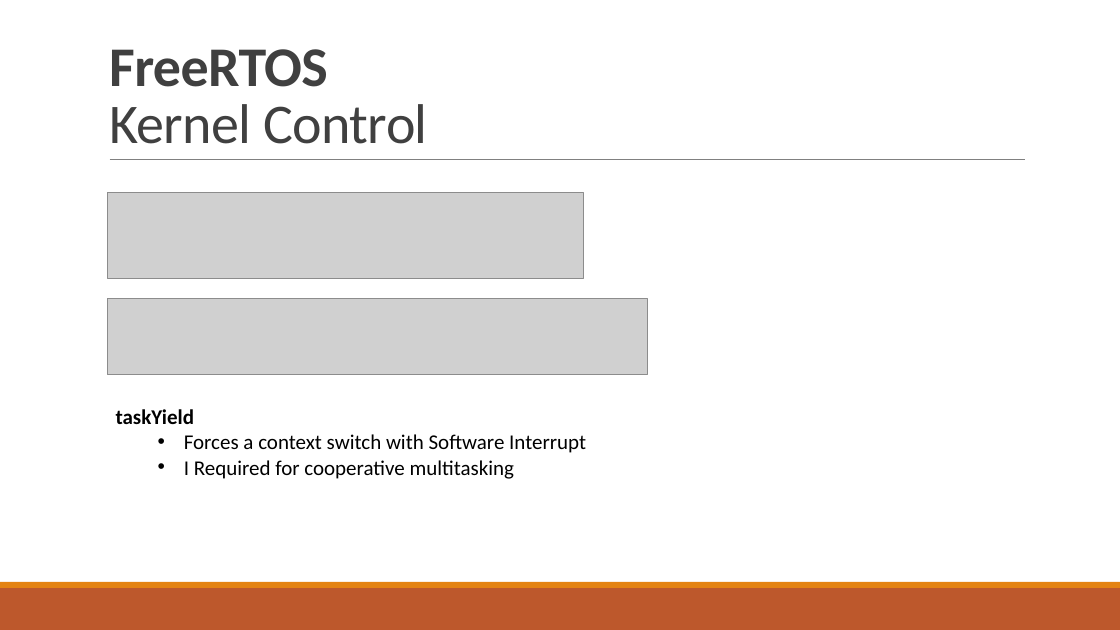
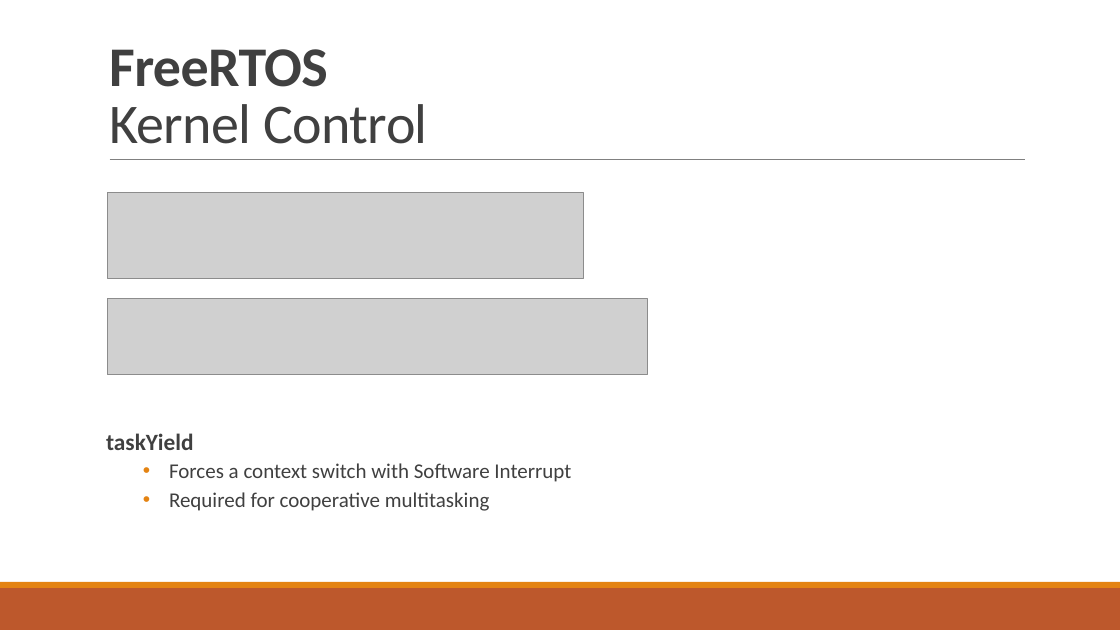
Before and after one commit to tfineich/INTRO_Projekt, a slide deck: slide 11 of Recap_SW5_Ineichen_Stecher.pptx (slide 13 before the commit). Drawn at 1120x630 pixels with LibreOffice and Linux fonts; fonts in the diff are those of the drawing; grey boxes stand for pictures. Boxes give left, top, right and bottom in pixels: in the first picture for what was removed or moved away, otherwise in the second. Text is boxed around its words. In the diff, an @@ line names an element or a change of style, - is before the commit and + after.

```diff
--- a/Recap_SW5_Ineichen_Stecher.pptx
+++ b/Recap_SW5_Ineichen_Stecher.pptx
@@ text "taskYield": place and size @@
-text "taskYield" at <box>116,409,586,479</box>
+text "taskYield" at <box>106,433,571,511</box>
@@ text at <box>106,433,571,482</box>: size 18 to 20 pt in "taskYield"; text colour #000000 to #404040 in "taskYield", "Forces a context switch with Software Interrupt"; line spacing 1 to 0.9; more space between paragraphs @@
@@ text at <box>169,492,490,511</box>: text changed; text colour #000000 to #404040 @@
-  • I Required for cooperative multitasking
+  • Required for cooperative multitasking
```
Also in this commit, not shown: 7 other slides changed, 2 slides removed.
